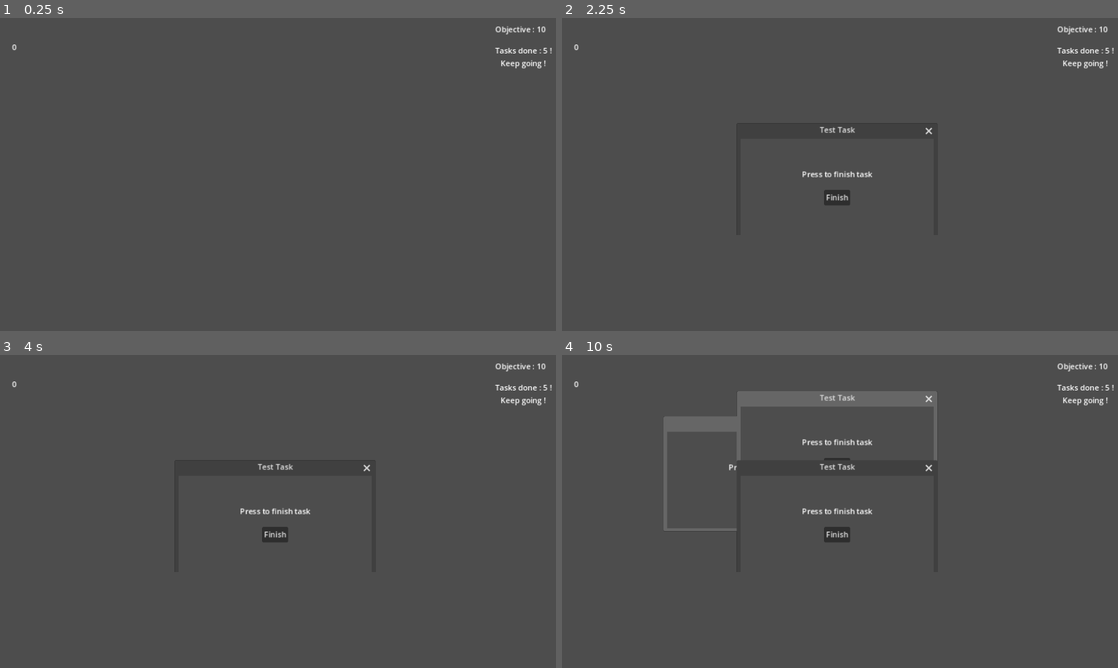
Above: before the commit, frames 1-4 (two rows, left to right).
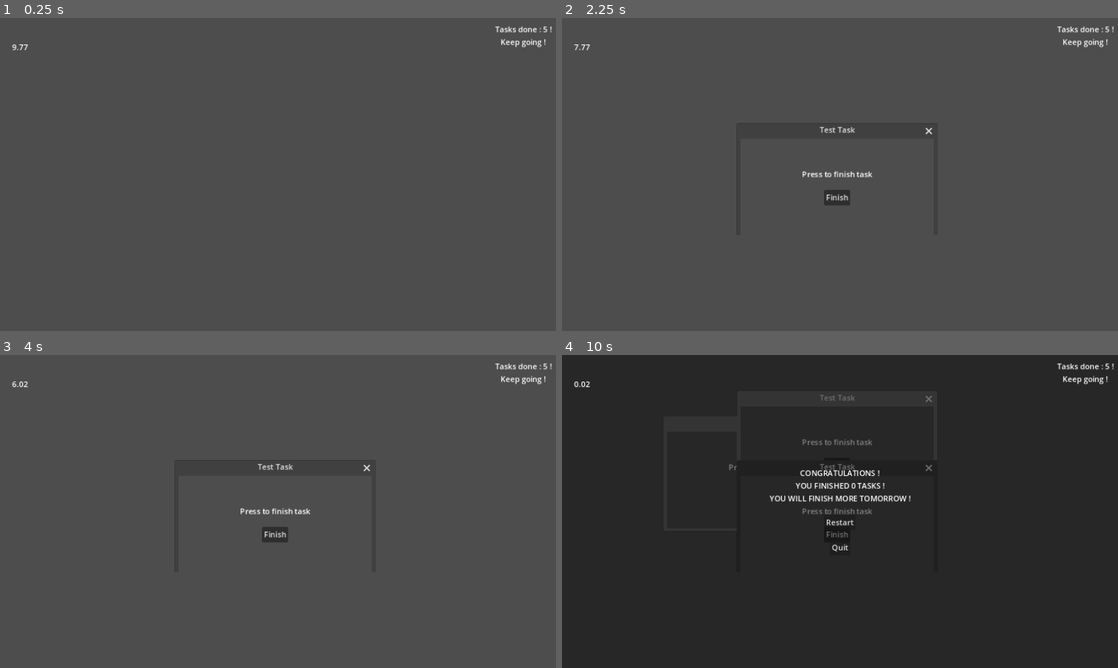
Above: after the commit, the same moments.

Repository: Sheyrin17/lejeudesfenetres
Game: Godot game, scene res://Scene/game.tscn
The game is run twice, just before and just after one commit, with the same random seed, the same clock (stepped at 60 frames per second) and the same inputs. Before the commit the project starts from res://Scene/level.tscn.
Inputs:
- Up to frame 1 (0.25 s): no input
- Up to frame 2 (2.25 s): tap Enter (Enter) at 0.5, 2, 2.1 s; hold Q (A) 0.53-1.28 s; tap Space at 1.25 s; tap Alt (Alt) at 1.35 s
- Up to frame 3 (4 s): tap Enter (Enter) at 2.75, 3.5 s; tap Q (A) at 2.85 s; hold Alt (Alt) from 3.53 s (still down)
- Up to frame 4 (10 s): tap Enter (Enter) at 4.25, 4.35, 6.6, 8.85 s; release Alt (Alt) at 4.28 s; hold Q (A) 5.03-5.78 s; tap Alt (Alt) at 5.85 s; tap Q (A) at 7.35 s; hold Alt (Alt) 8.03-8.78 s; hold Q (A) from 9.53 s (still down)

The runs differ from the first frame. In frame 1, 0.4% of the frame differs, in the area x 2-100%, y 2-17%; in frame 2, 0.4%; in frame 3, 0.4%; in frame 4, 99%, in the area x 0-100%, y 0-100%.

Commit message:
Interaction Game - Level
Interaction Game - Level

Création d'un script "game" associé à la scène "Game".
Quand un level se finit, communique avec "Game" par le biais d'un signal.

Diff:
--- a/Scene/game.tscn
+++ b/Scene/game.tscn
@@ -1,8 +1,14 @@
-[gd_scene load_steps=2 format=3 uid="uid://b8jn46hub5n1f"]
+[gd_scene load_steps=3 format=3 uid="uid://b8jn46hub5n1f"]
 
 [ext_resource type="PackedScene" uid="uid://bdengmo58dr5p" path="res://Scene/level.tscn" id="1_8kq1e"]
+[ext_resource type="Script" path="res://Script/game.gd" id="1_g0t02"]
 
 [node name="Game" type="Node2D"]
+script = ExtResource("1_g0t02")
 
 [node name="Level" parent="." instance=ExtResource("1_8kq1e")]
 game_mode = 0
+timer_playmode_wait_time = 10
+nb_task_to_finish = 2
+
+[connection signal="level_finish" from="Level" to="." method="_on_level_level_finish"]
--- /dev/null
+++ b/Script/game.gd
@@ -0,0 +1,5 @@
+extends Node2D
+
+
+func _on_level_level_finish(level_scene):
+	print("level of " + level_scene.name + " finish." )
--- a/Script/level.gd
+++ b/Script/level.gd
@@ -54,6 +54,9 @@
 
 #Variable qui va permettre de générer des nombres aléatoire.
 var rng_number = RandomNumberGenerator.new()
+
+
+signal level_finish(level_scene)
 
 
 #Fonction qui est appelée à l'initialisation de l'objet, ici la scène "Game".
@@ -169,7 +172,7 @@
 	count_tasks_finish += 1
 	LabelTasksFinish.text = "Tasks done : " + str(count_tasks_finish)+ " !\nKeep going !"
 	if game_mode == 1 and count_tasks_finish == nb_task_to_finish:
-		StopGameOnTasksMode()
+		StopLevelOnTasksMode()
 
 
 #Fonction appelée quand le timer "TimerLoadTask" se finit. Crée alors une nouvelle fenêtre de tâche. L'intègre à "tab_window_exist". La fait apparaître dans les limitations de la fenêtre de jeu. Crée un bouton dans "HBoxAltTab" qui fait référence à cette fenêtre.
@@ -245,30 +248,31 @@
 
 #Fonction qui gère la fin de la partie si elle est perdue.
 #Etait appelé si la Ram passée 100%. Inutilisée pour l'instant.
-func GameOver():
+func LevelOver():
 	LabelGameOver.text = "Game Over"
-	StopGame()
+	StopLevel()
 
 
 #Affiche divers éléments sur le HUD. Est appelée à la fin du niveau.
-func StopGame():
+func StopLevel():
 	is_gameover = true
 	TimerLoadTask.stop()
 	StopAltTab()
 	FondNoir.visible = true
 	VBoxGameOver.visible = true
+	emit_signal("level_finish", self)
 
 
 #Fonction qui gère la fin du niveau en mode "Timer".
-func StopGameOnTimerMode():
+func StopLevelOnTimerMode():
 	LabelGameOver.text = "Congratulations !\nYou finished " + str(count_tasks_finish) + " tasks !" + "\nYou will finish more tomorrow !"
-	StopGame()
+	StopLevel()
 
 
 #Fonction qui gère la fin du niveau en mode "Tasks".
-func StopGameOnTasksMode():
+func StopLevelOnTasksMode():
 	LabelGameOver.text = "You have done all your tasks.\nThere will be more tomorrow."
-	StopGame()
+	StopLevel()
 
 #Fonction appelée quand le bouton "Restart" est pressé. Permet de rechargé la scène "Game".
 func _on_button_restart_pressed():
@@ -282,4 +286,4 @@
 
 #Est appelée quand le timer arrive à son terme dans le mode de jeu "Timer". Ce qui sonne la fin du niveau.
 func _on_timer_play_mode_timeout():
-	StopGameOnTimerMode()
+	StopLevelOnTimerMode()
--- a/project.godot
+++ b/project.godot
@@ -11,7 +11,7 @@
 [application]
 
 config/name="Lejeudesfenetres"
-run/main_scene="res://Scene/level.tscn"
+run/main_scene="res://Scene/game.tscn"
 config/features=PackedStringArray("4.2", "Forward Plus")
 config/icon="res://icon.svg"
 
